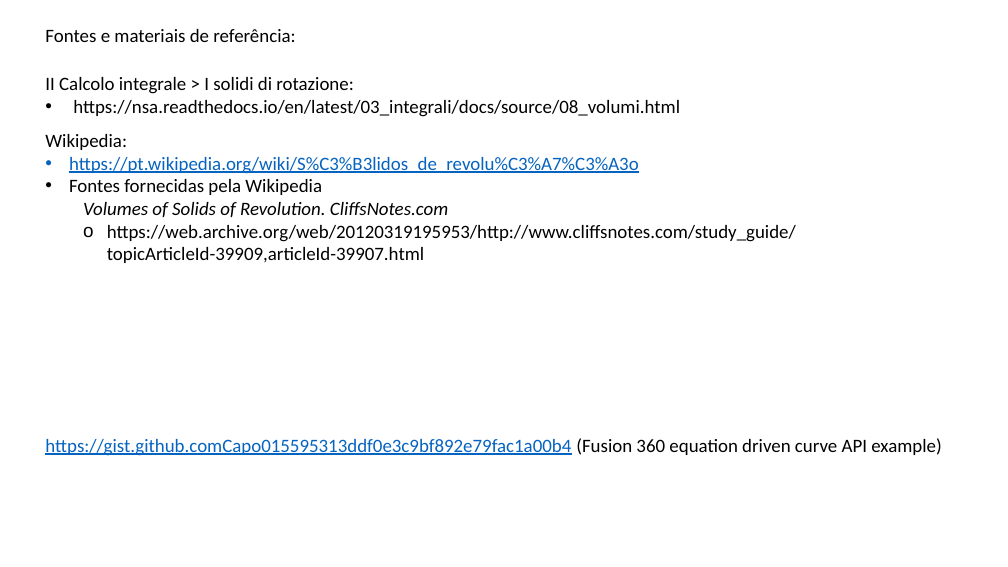
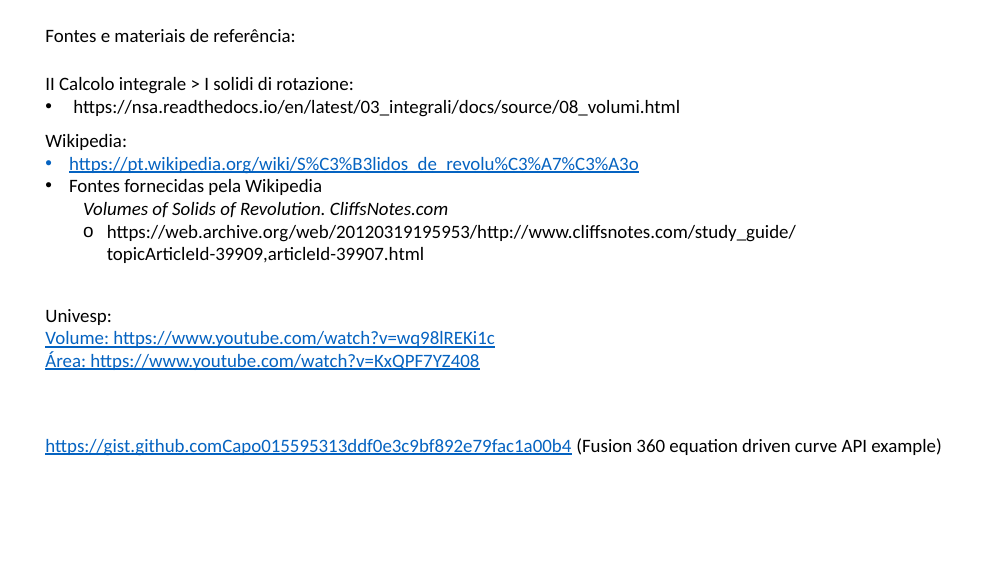
Before and after one commit to VonIgnia/ProjetoMatVar, a slide deck: slide 1 of Novo(a) Apresentação do Microsoft PowerPoint.pptx. Drawn at 1008x567 pixels with LibreOffice and Linux fonts; fonts in the diff are those of the drawing. Boxes give left, top, right and bottom in pixels: in the first picture for what was removed or moved away, otherwise in the second. Text is boxed around its words. In the diff, an @@ line names an element or a change of style, - is before the commit and + after.

```diff
--- a/Novo(a) Apresentação do Microsoft PowerPoint.pptx
+++ b/Novo(a) Apresentação do Microsoft PowerPoint.pptx
@@ text added at (45,309,494,370), 18 pt, text #0563C1, underline @@
+Univesp:
+Volume: https://www.youtube.com/watch?v=wq98lREKi1c
+Área: https://www.youtube.com/watch?v=KxQPF7YZ408
```
Also in this commit, not shown: 1 slide added, 1 slide removed, 7 other files.
